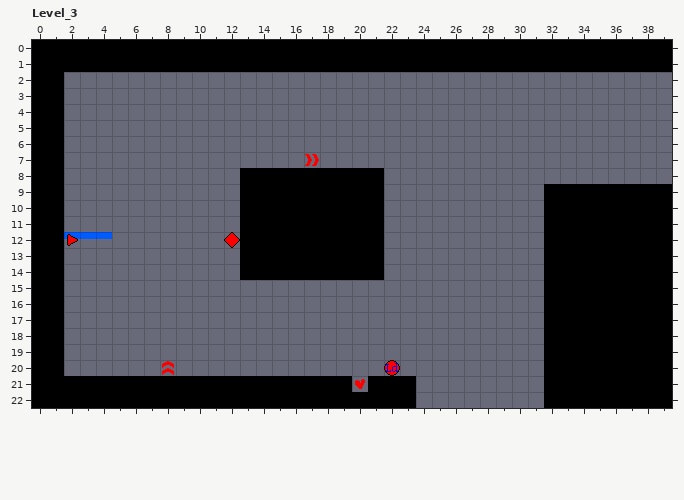
LDtk project, stored at Assets/Game/World/Levels.ldtk. Above is the file before it was changed.
Cells are 16x16 px. Shown: Level_3 x 0..39, y 0..22. The commit also changed other parts of the map, which this record leaves out.
After the commit:
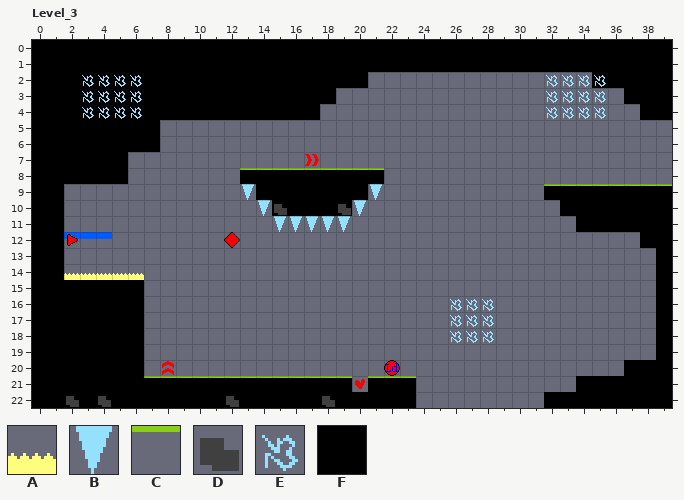
Key: from "Entities": A 14, B 18, C 28, D 34, E 39; from "Ground": F 0.
_ is an empty cell.
The edit:
Layer "Ground":
y 2: x 2..20 ___________________ -> FFFFFFFFFFFFFFFFFFF; x 35..39 _____ -> FFFFF
y 3: x 2..18 _________________ -> FFFFFFFFFFFFFFFFF; x 37..39 ___ -> FFF
y 4: x 2..17 ________________ -> FFFFFFFFFFFFFFFF; x 38..39 __ -> FF
y 5..6: x 2..7 ______ -> FFFFFF
y 7..8: x 2..5 ____ -> FFFF
y 9: x 13 F -> _; x 21 F -> _
y 10: x 13..14 FF -> __; x 20..21 FF -> __; x 32 F -> _
y 11: x 13..21 FFFFFFFFF -> _________; x 32..33 FF -> __
y 12: x 13..21 FFFFFFFFF -> _________; x 32..37 FFFFFF -> ______
y 13..14: x 13..21 FFFFFFFFF -> _________; x 32..38 FFFFFFF -> _______
y 15..19: x 2..6 _____ -> FFFFF; x 32..38 FFFFFFF -> _______
y 20: x 2..6 _____ -> FFFFF; x 32..36 FFFFF -> _____
y 21: x 32..33 FF -> __
Layer "Entities":
y 2..4: x 3..6 ____ -> EEEE; x 32..35 ____ -> EEEE
y 8: x 13..21 _________ -> CCCCCCCCC
y 9: x 13 _ -> B; x 21 _ -> B; x 32..39 ________ -> CCCCCCCC
y 10: x 14..15 __ -> BD; x 19..20 __ -> DB
y 11: x 15..19 _____ -> BBBBB
y 14: x 2..6 _____ -> AAAAA
y 16..18: x 26..28 ___ -> EEE
y 21: x 7..19 _____________ -> CCCCCCCCCCCCC; x 21..23 ___ -> CCC
y 22: x 2 _ -> D; x 4 _ -> D; x 12 _ -> D; x 18 _ -> D
